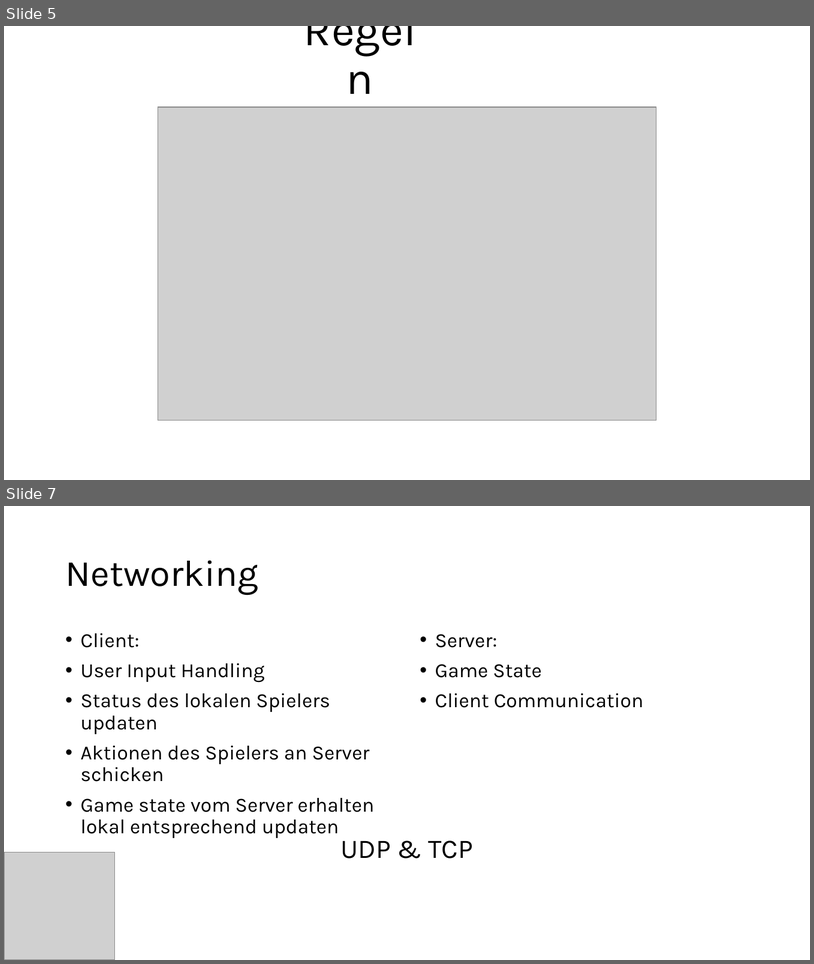
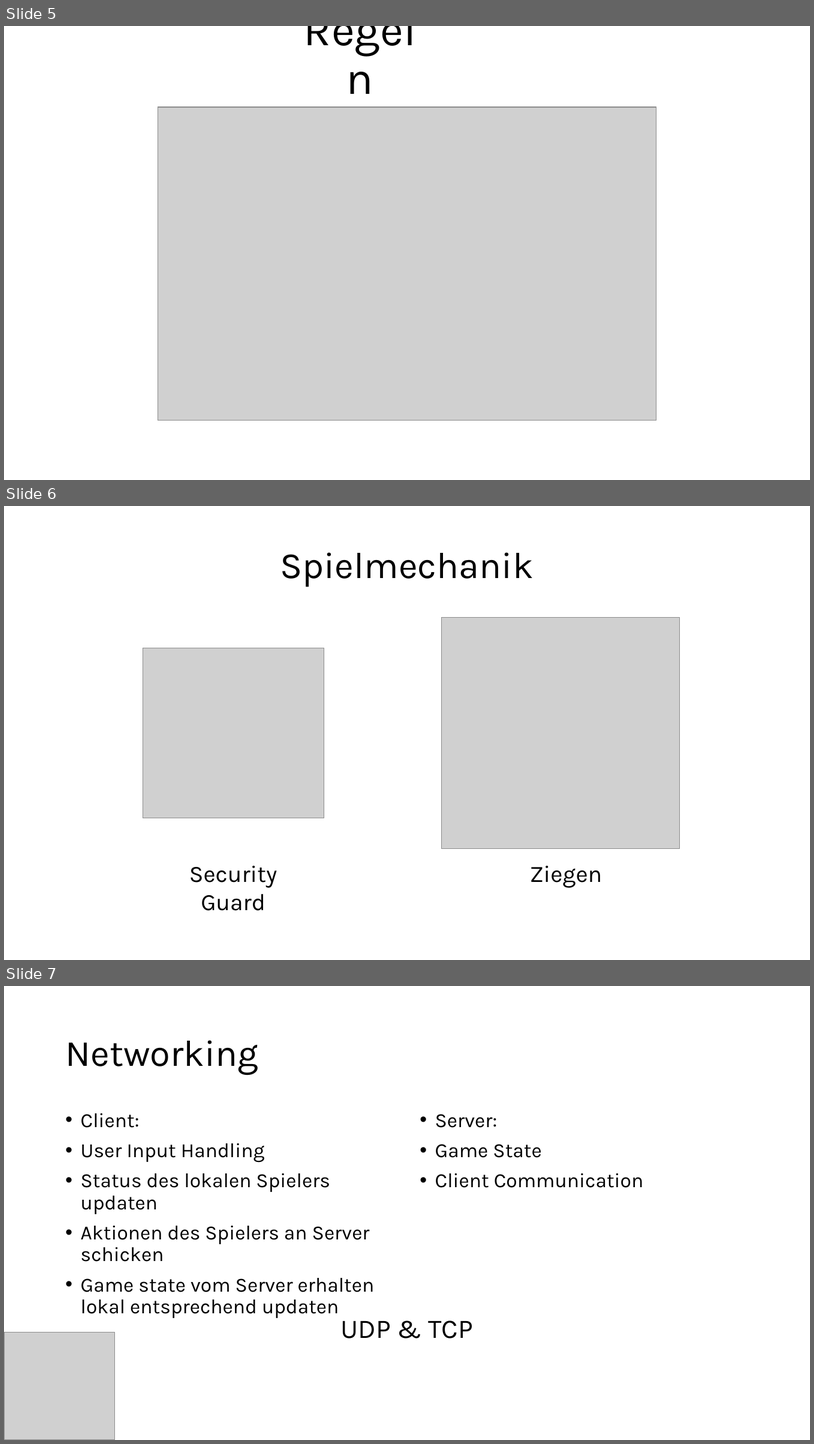
Before and after one commit to verifizieren/iGOAT, a slide deck: Presentation/Gruppe10(Präsentation1).pptx. Shown one above the other, each under a label of ours: slides 5 and 7 before the commit, slides 5, 6 and 7 after it; the slides between them are not shown. The pictures are 814x964 and 814x1444 pixels, drawn with LibreOffice and Linux fonts; fonts in the diff are those of the drawing; grey boxes stand for pictures; background and template pictures are left out. Boxes give left, top, right and bottom in pixels: in the first picture for what was removed or moved away, otherwise in the second. Text is boxed around its words. In the diff, an @@ line names an element or a change of style, - is before the commit and + after.

```diff
--- a/Presentation/Gruppe10(Präsentation1).pptx
+++ b/Presentation/Gruppe10(Präsentation1).pptx
@@ slide 6 added at <box>4,506,810,960</box>, background #FFFFFF @@
@@ title added at <box>280,552,534,587</box>, 44 pt, text #000000 @@
+Spielmechanik
@@ picture added at <box>442,618,680,849</box> @@
@@ picture added at <box>143,648,324,818</box> @@
@@ text added at <box>189,865,277,910</box>, 28 pt, text #000000 @@
+Security Guard
@@ text added at <box>530,865,603,888</box>, 28 pt, text #000000 @@
+Ziegen
```
Also in this commit, not shown: 3 slides changed, 1 other slide added, 1 slide removed, 3 other files.
